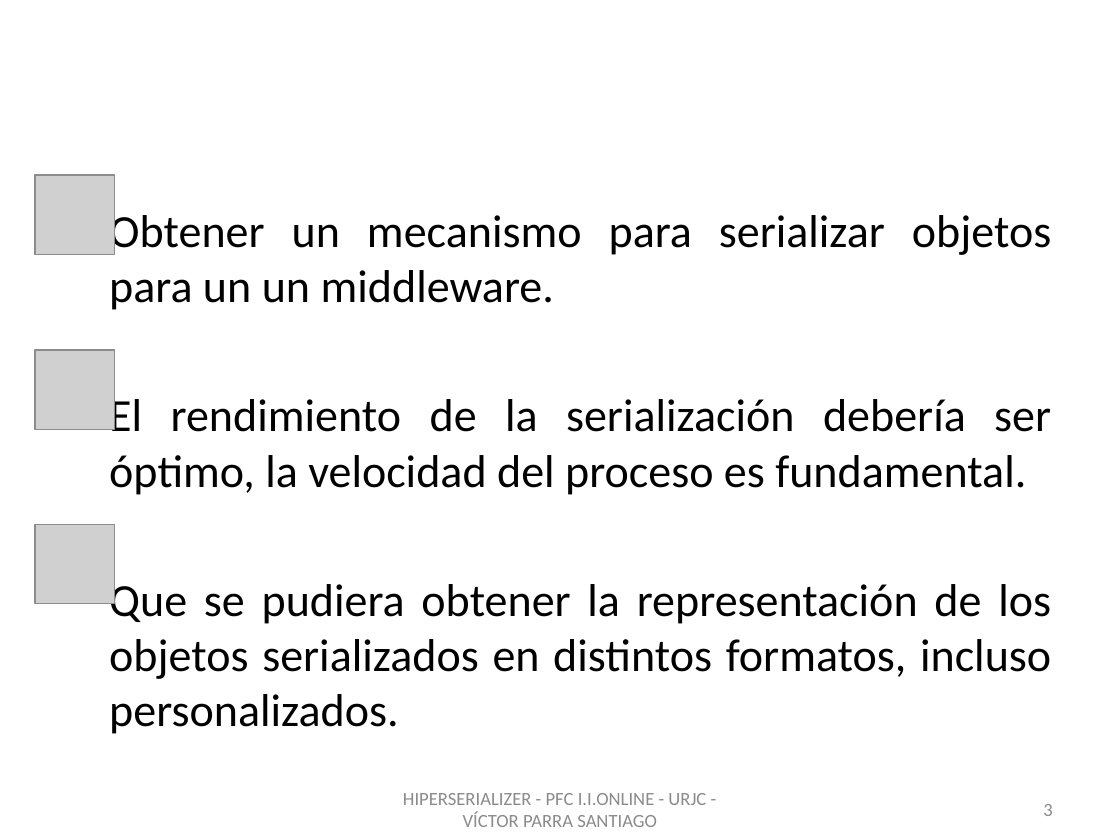
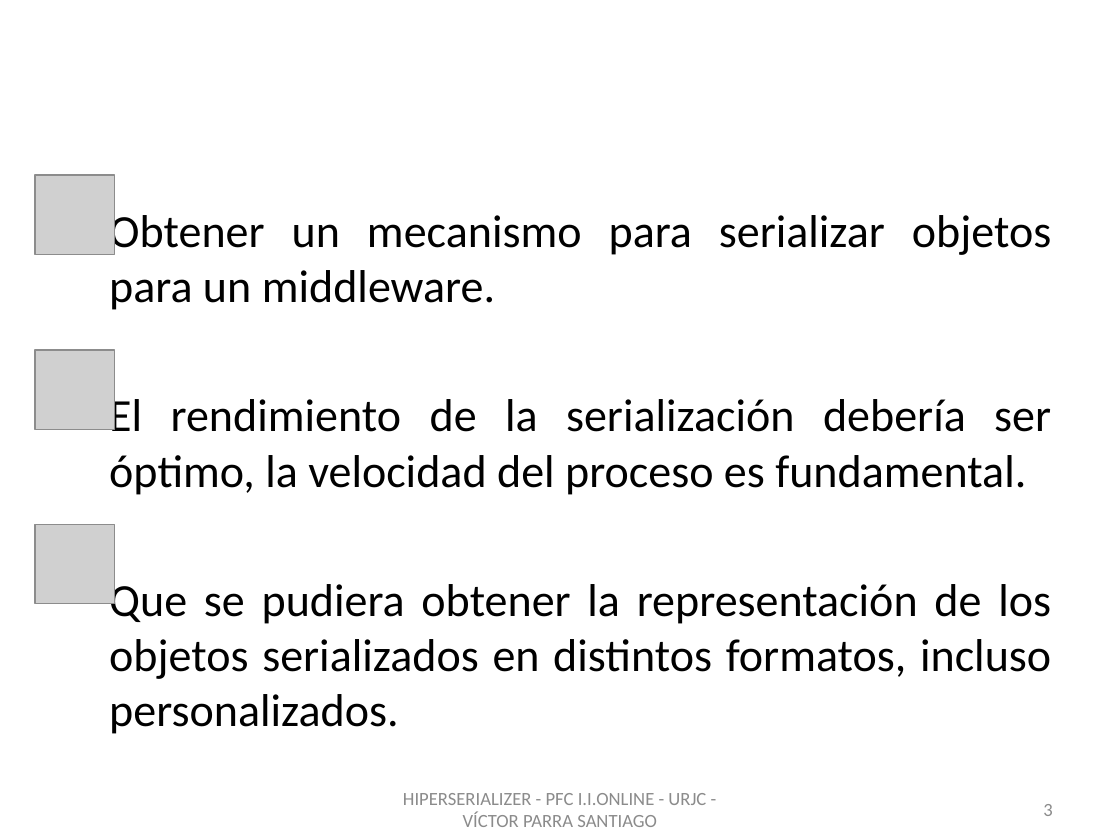
Before and after one commit to vitiparra/ProyectoFinDeCarrera, a slide deck: slide 3 of Memoria/PFC HiperSerializer.pptx. Drawn at 1120x840 pixels with LibreOffice and Linux fonts; fonts in the diff are those of the drawing; grey boxes stand for pictures; background and template pictures are left out. Boxes give left, top, right and bottom in pixels: in the first picture for what was removed or moved away, otherwise in the second. Text is boxed around its words. In the diff, an @@ line names an element or a change of style, - is before the commit and + after.

```diff
--- a/Memoria/PFC HiperSerializer.pptx
+++ b/Memoria/PFC HiperSerializer.pptx
@@ text at <box>109,209,1051,310</box>: text changed @@
-Obtener un mecanismo para serializar objetos para un un middleware.
+Obtener un mecanismo para serializar objetos para un middleware.
```
Also in this commit, not shown: 11 other slides changed, 33 slides added, 7 slides removed, 1 other file.
